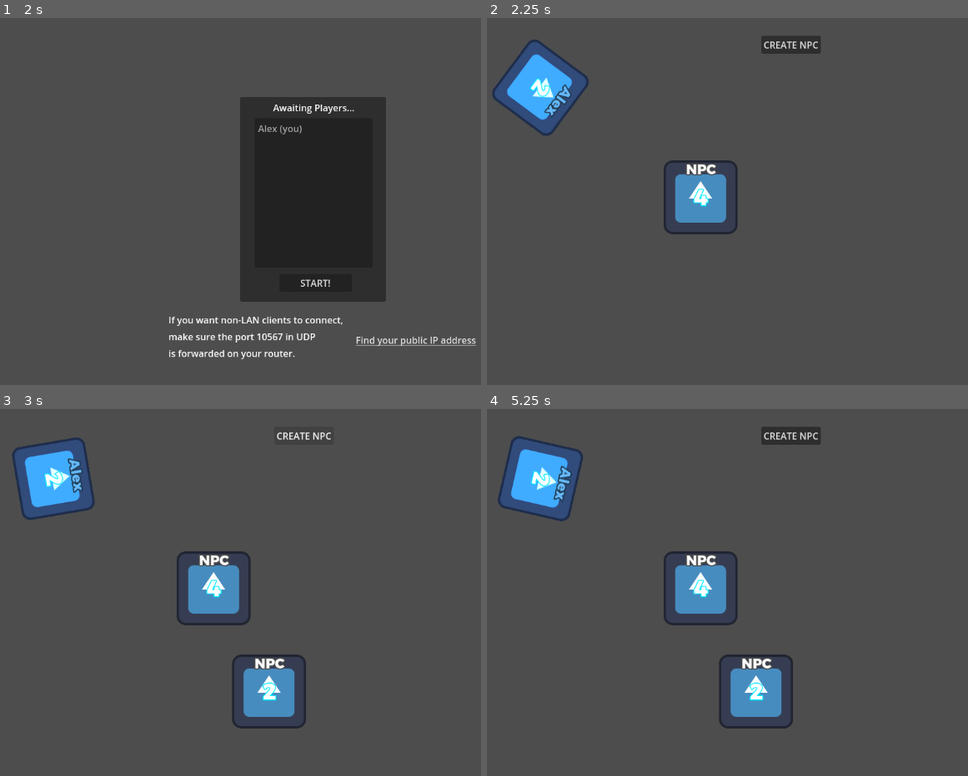
Above: before the commit, frames 1-4 (two rows, left to right).
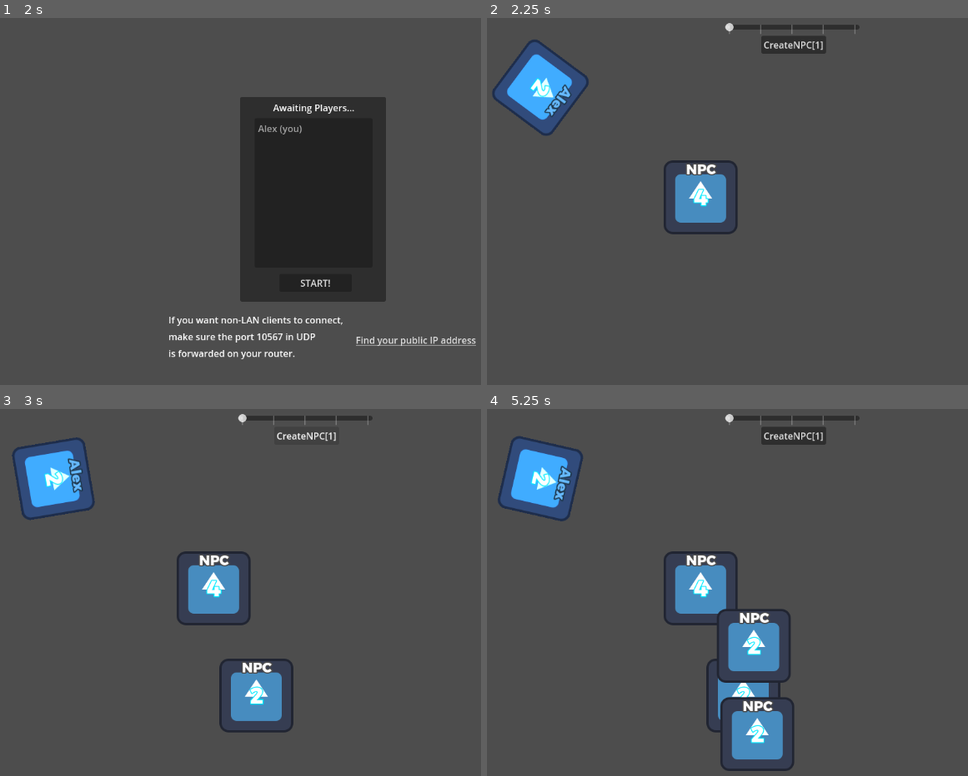
Above: after the commit, the same moments.

Repository: exidle/snake
Game: Godot game, scene res://scenes/lobby.tscn
Same seed, same stepped clock (60 frames per second), same inputs: the game is played once before the commit and once after it. The engine's default icon, where the game draws it, is replaced by a stand-in: a white triangle on a blue panel in a dark square.
Inputs (mouse positions are in pixels of both pictures, inside the frame that each line leads up to):
- Up to frame 1 (2 s): click (288, 183) at 0.52 s; type "Alex" at 0.6 s; click "Host" at 1.25 s
- Up to frame 2 (2.25 s): click "START!" at 2 s
- Up to frame 3 (3 s): click "CREATE NPC" (after the commit: "CreateNPC[1]") at 2.75 s
- Up to frame 4 (5.25 s): click "CREATE NPC" (after the commit: "CreateNPC[1]") at 3.5 s; click "CREATE NPC" (after the commit: "CreateNPC[1]") at 4.25 s; tap Enter at 5 s; move the mouse to (948, 570) at 5.02 s; hold A (rotate_ccw) from 5.03 s (still down)

Frame 1 is identical in both runs. In frame 2, 0.6% of the frame differs, in the area x 49-78%, y 1-10%; in frame 3, 2.5%; in frame 4, 5.4%, in the area x 45-78%, y 1-99%.

Commit message:
Block value is taken into account

Diff:
--- a/logic/block.gd
+++ b/logic/block.gd
@@ -99,7 +99,7 @@
 	if not $ImmuteTimer.is_stopped():
 		gamestate.ms_log("%s The block is immuted" % name)
 		return
-	gamestate.ms_log("%s Player %s enters into npc block value: %d" % [name, str(name), block_value])
+	gamestate.ms_log("%s Player %s (%d) enters into npc block value: %d" % [name, str(name), value, block_value])
 	assert(value >= block_value, "Cannot eat bigger block")
 	snake.call_deferred("add_player_block", block_value)
 
--- a/logic/worldlogic.gd
+++ b/logic/worldlogic.gd
@@ -1,8 +1,11 @@
 extends Node2D
+
+@onready var npc_value = 1
 
 # Called when the node enters the scene tree for the first time.
 func _ready():
 	if not is_multiplayer_authority(): $CanvasLayer/CreateNpcBtn.disabled = true
+	updateCreateNpcBtnLabel()
 
 # Called every frame. 'delta' is the elapsed time since the previous frame.
 func _process(delta):
@@ -14,12 +17,20 @@
 	#npc.position = Vector2(500, 500)
 	gamestate.ms_log("btn pressed to create npc")
 	#$NpcBlocks.add_child(npc)
-	create_npc.rpc()
+	create_npc.rpc(npc_value)
 
 @rpc("authority", "call_local", "reliable")
-func create_npc() -> void:
+func create_npc(value: int) -> void:
 	gamestate.ms_log("Created npc")
 	$CanvasLayer/CreateNpcBtn.set_focus_mode(Control.FOCUS_NONE)
 	var npc = preload("res://scenes/NpcBlock.tscn").instantiate()
-	npc.position = Vector2(500, 500)
+	npc.position = Vector2(500 + randi_range(-100, 100), 500 + randi_range(-100, 100))
+	npc.value = value
 	$NpcBlocks.add_child(npc)
+
+func _on_h_slider_value_changed(value):
+	npc_value = value
+	updateCreateNpcBtnLabel()
+
+func updateCreateNpcBtnLabel():
+	$CanvasLayer/CreateNpcBtn.text = "CreateNPC[" + str(npc_value) + "]"
--- a/project.godot
+++ b/project.godot
@@ -44,6 +44,7 @@
 2d_physics/layer_3="snake_head"
 2d_physics/layer_4="head_collider"
 2d_physics/layer_5="walls"
+2d_physics/layer_6="npc_block_collision_area"
 
 [rendering]
 
--- a/scenes/NpcBlock.tscn
+++ b/scenes/NpcBlock.tscn
@@ -55,6 +55,7 @@
 collision_layer = 2
 collision_mask = 7
 motion_mode = 1
+platform_on_leave = 2
 script = ExtResource("1_h5j8b")
 
 [node name="sprite" type="Sprite2D" parent="."]
@@ -100,7 +101,7 @@
 }
 
 [node name="collision_area" type="Area2D" parent="."]
-collision_layer = 2
+collision_layer = 32
 collision_mask = 4
 
 [node name="CollisionShape2D" type="CollisionShape2D" parent="collision_area"]
--- a/scenes/world.tscn
+++ b/scenes/world.tscn
@@ -41,4 +41,17 @@
 offset_bottom = 72.0
 text = "CREATE NPC"
 
+[node name="HSlider" type="HSlider" parent="CanvasLayer"]
+offset_left = 446.0
+offset_top = 18.0
+offset_right = 679.0
+offset_bottom = 34.0
+min_value = 1.0
+max_value = 5.0
+value = 1.0
+scrollable = false
+tick_count = 5
+ticks_on_borders = true
+
 [connection signal="pressed" from="CanvasLayer/CreateNpcBtn" to="." method="_on_create_npc_btn_pressed"]
+[connection signal="value_changed" from="CanvasLayer/HSlider" to="." method="_on_h_slider_value_changed"]
